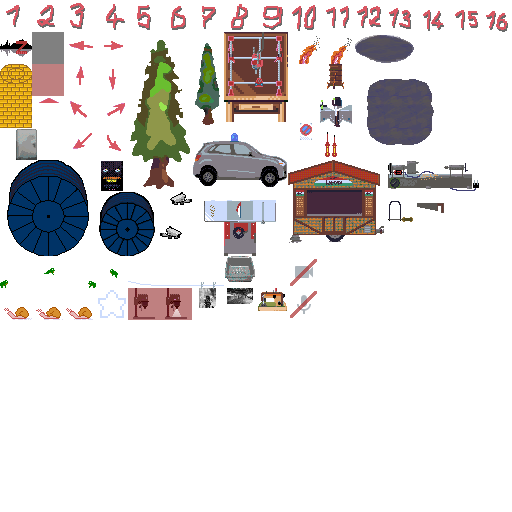
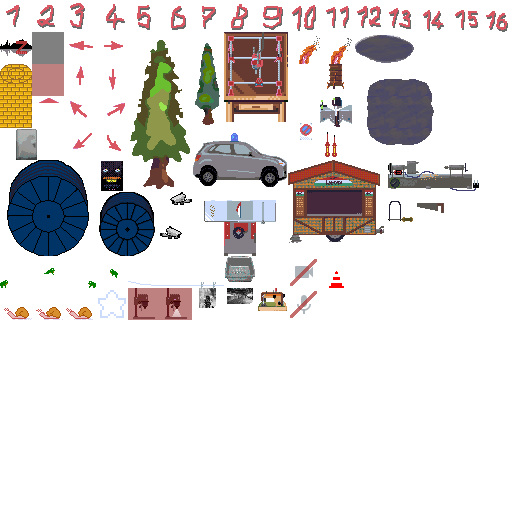
The second 512 × 512 image is a revision of the first. Changes to its layers:
pixels changed over [329, 271, 344, 288] (layer not identified)
